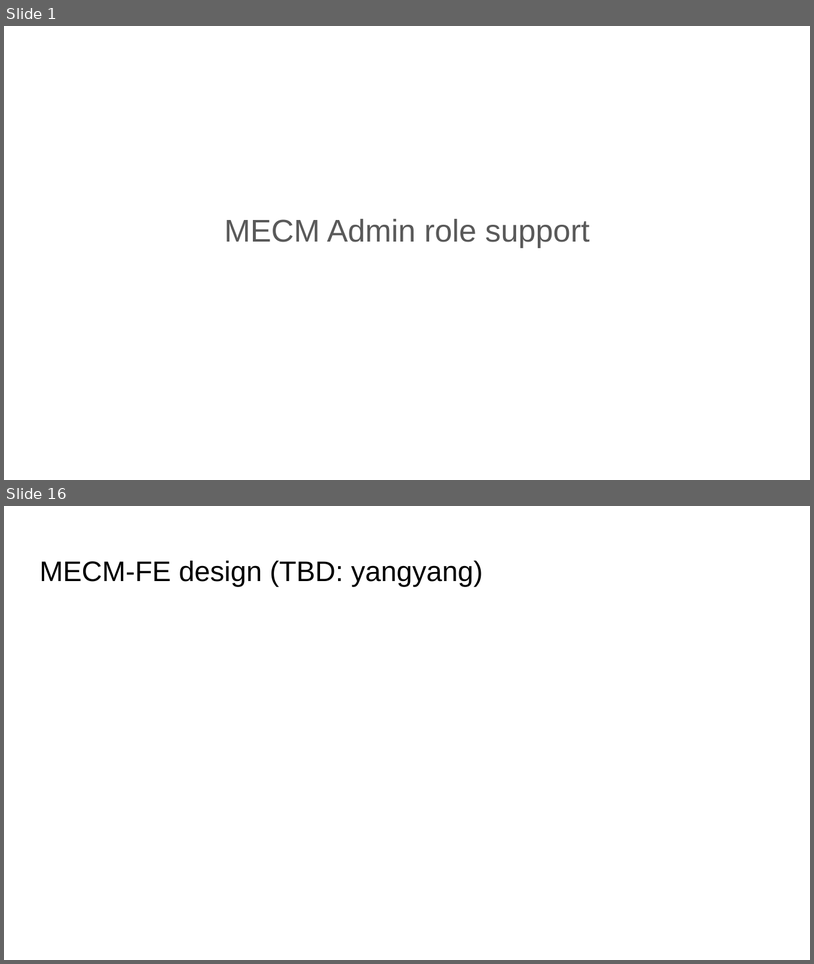
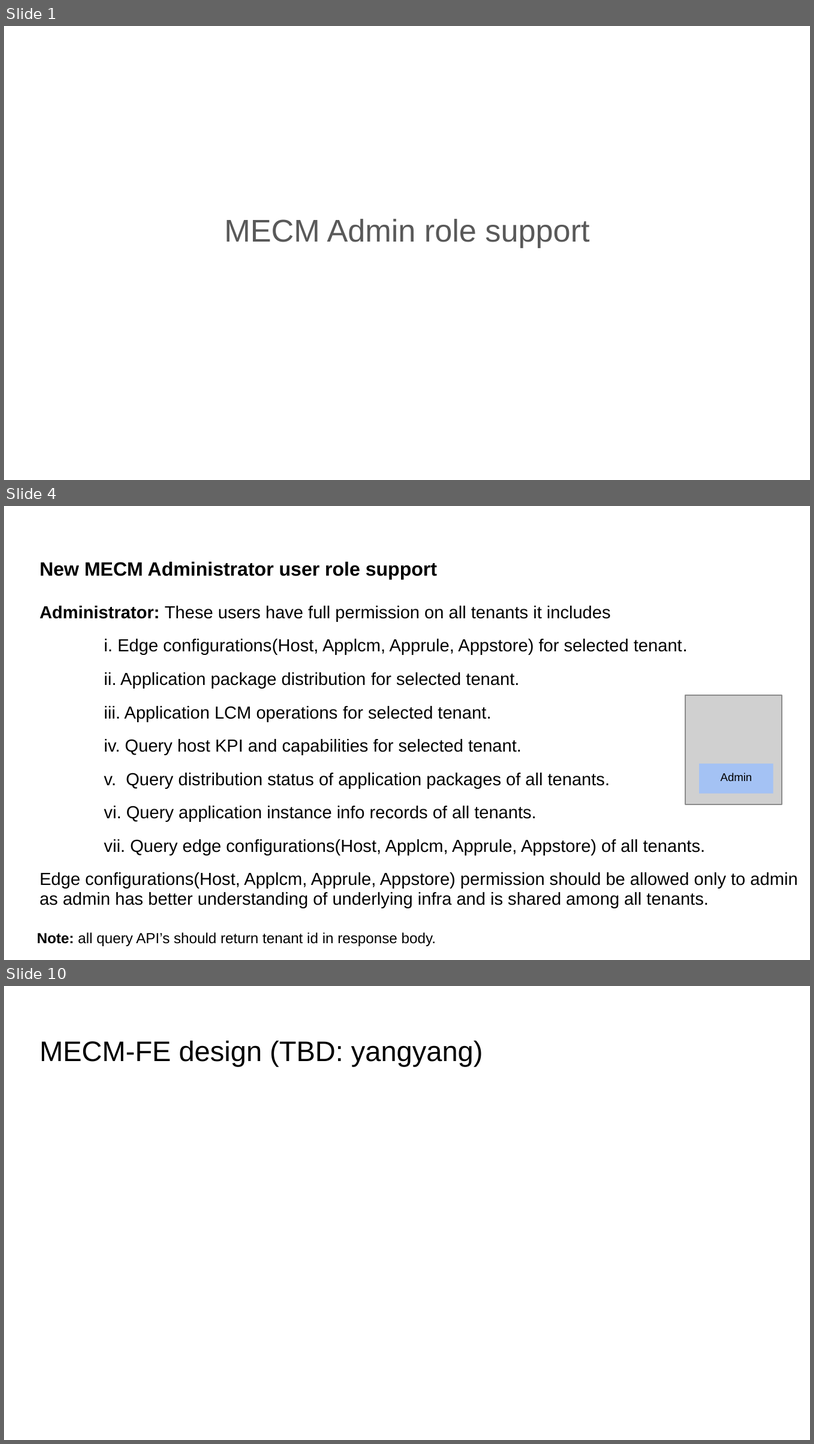
Before and after one commit to EdgeGallery/community, a slide deck: MECM PT/Release V1.1/MECM admin role support.pptx. Shown one above the other, each under a label of ours: slides 1 and 16 before the commit, slides 1, 4 and 10 after it; the slides between them are not shown. The pictures are 814x964 and 814x1444 pixels, drawn with LibreOffice and Linux fonts; fonts in the diff are those of the drawing; grey boxes stand for pictures. Boxes give left, top, right and bottom in pixels: in the first picture for what was removed or moved away, otherwise in the second. Text is boxed around its words. In the diff, an @@ line names an element or a change of style, - is before the commit and + after.

Commit message:
mecm admin support

```diff
--- a/MECM PT/Release V1.1/MECM admin role support.pptx
+++ b/MECM PT/Release V1.1/MECM admin role support.pptx
@@ slide 4 added at (x1=4, y1=506, x2=810, y2=960), background #FFFFFF @@
@@ title added at (x1=39, y1=561, x2=437, y2=580), 17.2 pt, text #000000, bold @@
+New MECM Administrator user role support
@@ text added at (x1=39, y1=606, x2=798, y2=908), 15.6 pt, text #000000 @@
+Administrator: These users have full permission on all tenants it includes
+i. Edge configurations(Host, Applcm, Apprule, Appstore) for selected tenant.
+ii. Application package distribution for selected tenant.
+iii. Application LCM operations for selected tenant.
+iv. Query host KPI and capabilities for selected tenant.
+v. Query distribution status of application packages of all tenants.
+vi. Query application instance info records of all tenants.
+vii. Query edge configurations(Host, Applcm, Apprule, Appstore) of all tenants.
+Edge configurations(Host, Applcm, Apprule, Appstore) permission should be allowed only to admin as admin has better understanding of underlying infra and is shared among all tenants.
@@ picture added at (x1=686, y1=694, x2=782, y2=804) @@
@@ rectangle added at (x1=699, y1=763, x2=773, y2=793), fill #A4C2F4, 10 pt, text #000000 @@
+Admin
@@ text added at (x1=37, y1=932, x2=436, y2=946), 13 pt, text #000000 @@
+Note: all query API’s should return tenant id in response body.
@@ what was slide 16 is now slide 10 @@
```
Also in this commit, not shown: 4 slides changed, 6 other slides added, 1 slide removed.
